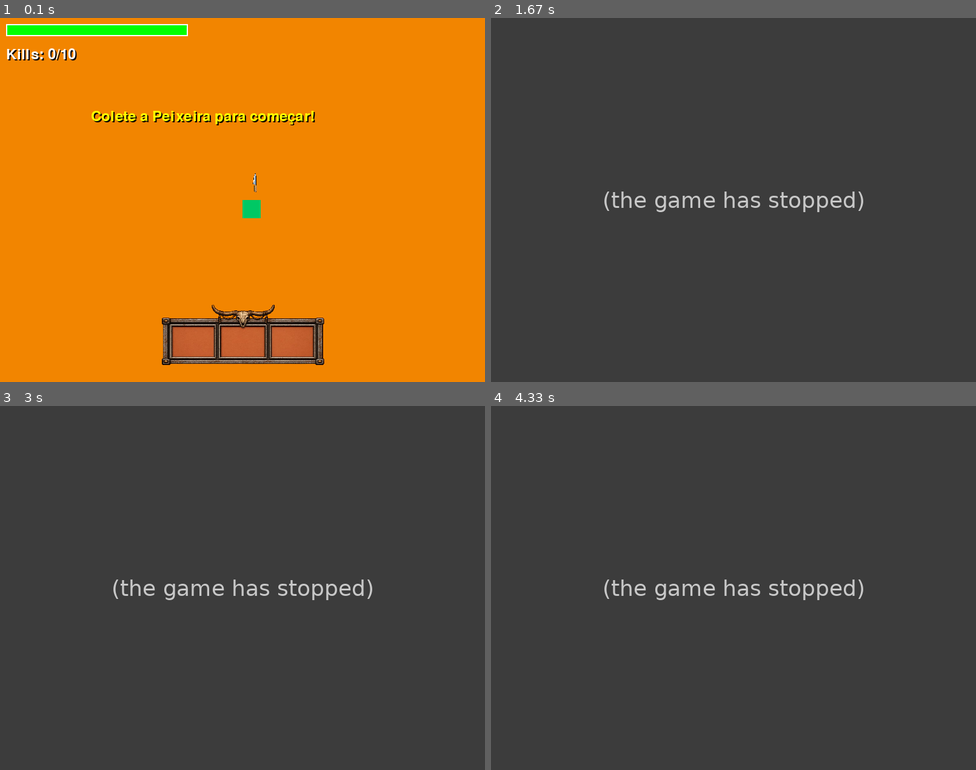
Above: before the commit, frames 1-4 (two rows, left to right).
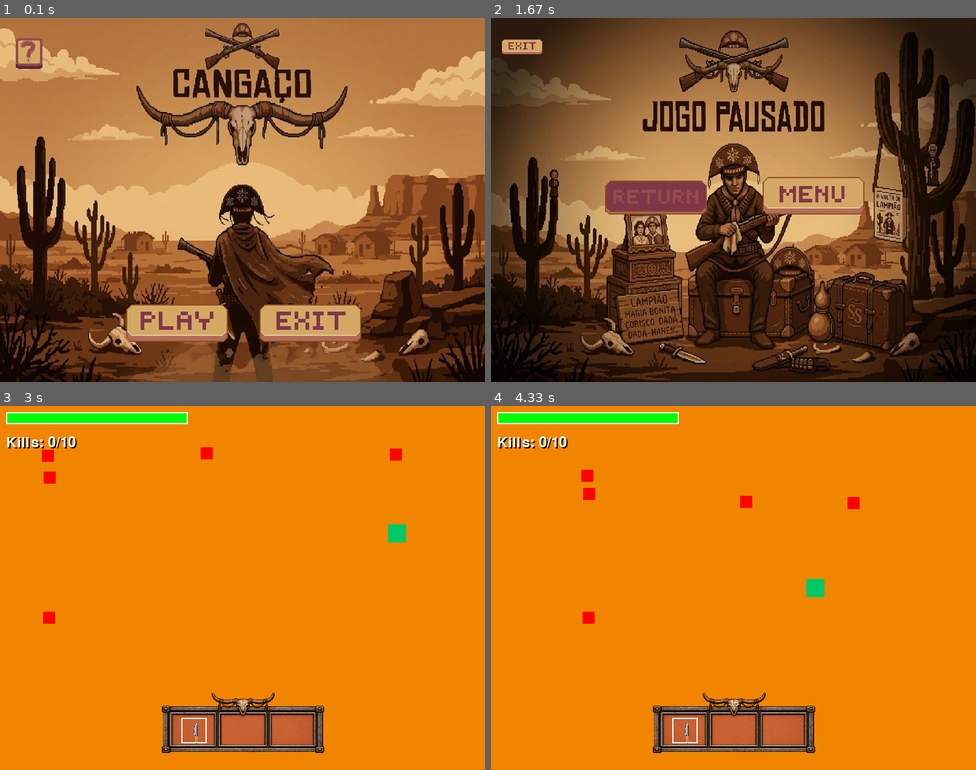
Above: after the commit, the same moments.

Repository: gabrielandrade-95/Projeto-Final-IP-Pygame
Game: pygame game, started from main.py
Two runs of this game, one before a commit and one after it. Both use one fixed random seed, a clock stepped at 60 frames per second and the inputs below.
Inputs (mouse positions are in pixels of both pictures, inside the frame that each line leads up to):
- Up to frame 1 (0.1 s): no input
- Up to frame 2 (1.67 s): click (665, 323) at 0.38 s; tap W at 0.67 s; hold Esc 1-1.47 s; hold Right 1-1.47 s; click (617, 203) at 1.55 s
- Up to frame 3 (3 s): hold Right 1.83-2.3 s; move the mouse to (291, 668) at 1.87 s; hold Up 2.33-2.63 s; hold Right from 2.67 s (still down)
- Up to frame 4 (4.33 s): release Right at 3.13 s; hold Left 3.17-3.7 s; hold Down 3.73-4.03 s; tap Space at 4.07 s

The runs differ from the first frame. In frame 1, 100% of the frame differs, in the area x 0-100%, y 0-100%; in frame 2, 100%; in frame 3, 100%; in frame 4, 100%.
Before the commit the program exited at 1.02 s; later frames show no game.

Commit message:
Treansições de telas feitas, mudança em jogo.py para isso e criação de um único main.py com o loop pricipal

Diff:
--- a/cenas/main.py
+++ /dev/null
@@ -1,57 +0,0 @@
-import pygame
-from menu import Menu
-from gameOver import GameOver
-from pause import Pause
-
-pygame.init()
-
-alturaTela = 500
-larguraTela = 800
-
-tela = pygame.display.set_mode((larguraTela, alturaTela))
-pygame.display.set_caption("jogo")
-
-menu = Menu(tela, larguraTela, alturaTela)
-gameOver = GameOver(tela, larguraTela, alturaTela)
-pause = Pause(tela, larguraTela, alturaTela)
-
-telaAtual = "pause"
-telaAnterior = ""
-
-run = True
-
-while run:
-
-    if telaAtual == "menu":
-        telaAtual = menu.update()
-
-    elif telaAtual == "jogo":
-        pass  # seu amigo preenche aqui
-
-    elif telaAtual == "pause":
-        telaAtual = pause.update()
-
-    elif telaAtual == "gameOver":
-        telaAtual = gameOver.update()
-
-    elif telaAtual == "exit":
-        run = False
-
-    # Resetar botões ao entrar em uma tela nova
-    if telaAtual != telaAnterior:
-        if telaAtual == "menu":
-            menu.entrar()
-        elif telaAtual == "pause":
-            pause.entrar()
-        elif telaAtual == "gameOver":
-            gameOver.entrar()
-
-    telaAnterior = telaAtual
-
-    for event in pygame.event.get():
-        if event.type == pygame.QUIT:
-            run = False
-
-    pygame.display.update()
-
-pygame.quit()
--- a/main.py
+++ b/main.py
@@ -1,7 +1,66 @@
-#esse arquivo será onde o jogo irá ser inicializado
-import sys
+import pygame
+from menu import Menu
+from gameOver import GameOver
+from pause import Pause
 from sistemas.jogo import Jogo
 
-if __name__ == "__main__":
-    meu_jogo = Jogo()
-    meu_jogo.rodar()
+pygame.init()
+
+alturaTela = 600
+larguraTela = 800
+
+tela = pygame.display.set_mode((larguraTela, alturaTela))
+pygame.display.set_caption("O Cangaço")
+
+menu = Menu(tela, larguraTela, alturaTela)
+gameOver = GameOver(tela, larguraTela, alturaTela)
+pause = Pause(tela, larguraTela, alturaTela)
+jogo = Jogo(tela)
+
+telaAtual = "menu"
+telaAnterior = ""
+relogio = pygame.time.Clock()
+
+run = True
+
+while run:
+    eventos = pygame.event.get()
+
+    for event in eventos:
+        if event.type == pygame.QUIT:
+            run = False
+
+    if telaAtual == "menu":
+        telaAtual = menu.update()
+
+    elif telaAtual == "jogo":
+        telaAtual = jogo.atualizar_frame(eventos)
+
+    elif telaAtual == "pause":
+        telaAtual = pause.update()
+
+    elif telaAtual == "gameOver":
+        telaAtual = gameOver.update()
+
+    elif telaAtual == "exit":
+        run = False
+
+    # Ao trocar de tela
+    if telaAtual != telaAnterior:
+        if telaAtual == "menu":
+            menu.entrar()
+        elif telaAtual == "pause":
+            pause.entrar()
+        elif telaAtual == "gameOver":
+            gameOver.entrar()
+        elif telaAtual == "jogo" and telaAnterior in ("menu", "gameOver"):
+            # jogo novo: recria o estado do zero (menu = novo jogo, gameOver = reiniciar)
+            jogo = Jogo(tela)
+        # se vier do "pause", NÃO recria -> o jogo continua de onde parou
+
+    telaAnterior = telaAtual
+
+    relogio.tick(60)
+    pygame.display.update()
+
+pygame.quit()
--- a/cenas/pause.py
+++ b/pause.py
@@ -55,6 +55,6 @@
         return "pause"
 
     def entrar(self):
-        self.returnBotao.reset()  # ou returnBotao no pause
+        self.returnBotao.reset()
         self.menuBotao.reset()
         self.exitBotao.reset()
--- a/sistemas/jogo.py
+++ b/sistemas/jogo.py
@@ -10,12 +10,11 @@
 
 
 class Jogo:
-    def __init__(self):
-        pygame.init()
-        self.tela = pygame.display.set_mode((800, 600))
+    def __init__(self, tela):
+        self.tela = tela
         pygame.display.set_caption("O Cangaço")
-        self.rodando = True
-        self.relogio = pygame.time.Clock()
+        # REMOVER: self.rodando = True
+        # REMOVER: self.relogio = pygame.time.Clock()
 
         # cria o player
         self.player = Jogador(400, 300)
@@ -62,36 +61,25 @@
         self.COR_TEXTO = (255, 255, 255)  # branco
         self.COR_SOMBRA = (0, 0, 0)       # preto para sombra
 
-    # ------------------------------------------------------------------ #
-    #  LOOP PRINCIPAL                                                      #
-    # ------------------------------------------------------------------ #
-
-    def rodar(self):
-        while self.rodando:
-            self.checar_eventos()
-            self.atualizar()
-            self.desenhar()
-            self.relogio.tick(60)
-        pygame.quit()
-        sys.exit()
+
 
     # ------------------------------------------------------------------ #
     #  EVENTOS                                                             #
     # ------------------------------------------------------------------ #
 
-    def checar_eventos(self):
-        for evento in pygame.event.get():
-            if evento.type == pygame.QUIT:
-                self.rodando = False
+    def checar_eventos(self, eventos):
+        pause_solicitado = False
+        for evento in eventos:
             if evento.type == pygame.KEYDOWN:
                 if evento.key == pygame.K_ESCAPE:
-                    self.rodando = False
-
-                # troca de arma se tiver arma
+                    pause_solicitado = True
+
                 self.inventario.trocar_arma()
 
                 if evento.key == pygame.K_SPACE:
                     self._atirar()
+
+        return pause_solicitado
 
     def _atirar(self):
         tempo_atual = pygame.time.get_ticks()
@@ -192,12 +180,11 @@
     # ------------------------------------------------------------------ #
 
     def atualizar(self):
-        # se morrer para tudo
+        # se morrer, congela a lógica (o game over quem decide sair)
         if self.player.vida_jogador <= 0:
-            self.rodando = False
             return
 
-        # movimento
+        # resto do método continua IGUAL
         self.player.mover(self.grupo_inimigos)
         self.grupo_projeteis.update()
 
@@ -412,3 +399,15 @@
         if self.player.vida_jogador <= 0:
             # bagulho de sombra do game over
             self._desenhar_texto_com_sombra(self.fonte_grande, "Game Over", (255, 0, 0), (200, 250))
+
+    def atualizar_frame(self, eventos):
+        if self.checar_eventos(eventos):
+            return "pause"
+
+        self.atualizar()
+        self.desenhar()
+
+        if self.player.vida_jogador <= 0:
+            return "gameOver"
+
+        return "jogo"
Renamed: assets/telas/Fundo.png -> Fundo.png
Renamed: assets/botões/botaoNaoPressionado.png -> botaoNaoPressionado.png
Renamed: assets/botões/botaoPressionado.png -> botaoPressionado.png
Renamed: cenas/button.py -> button.py
Renamed: assets/botões/creditosNaoPressionado.png -> creditosNaoPressionado.png
Renamed: assets/botões/creditosPressionado.png -> creditosPressionado.png
Renamed: assets/botões/exitNaoPressionado.png -> exitNaoPressionado.png
Renamed: assets/botões/exitPressionado.png -> exitPressionado.png
Renamed: assets/telas/fundoGameover.png -> fundoGameover.png
Renamed: assets/telas/fundoPause.png -> fundoPause.png
Renamed: cenas/gameOver.py -> gameOver.py
Renamed: cenas/menu.py -> menu.py
(and 7 more such lines)
